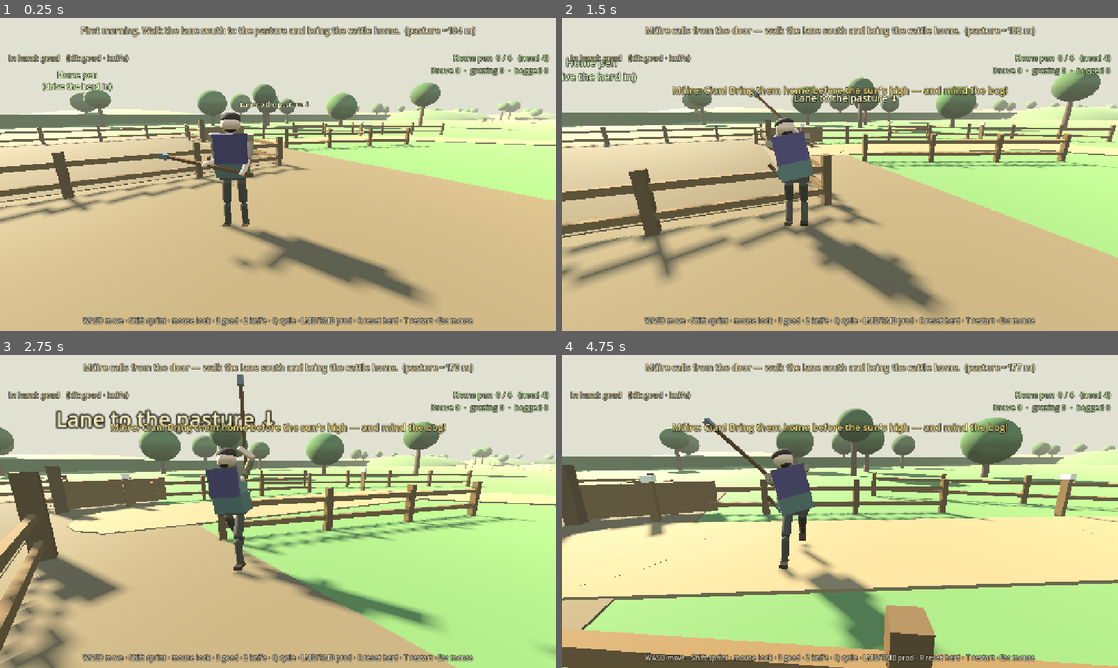
Above: before the commit, frames 1-4 (two rows, left to right).
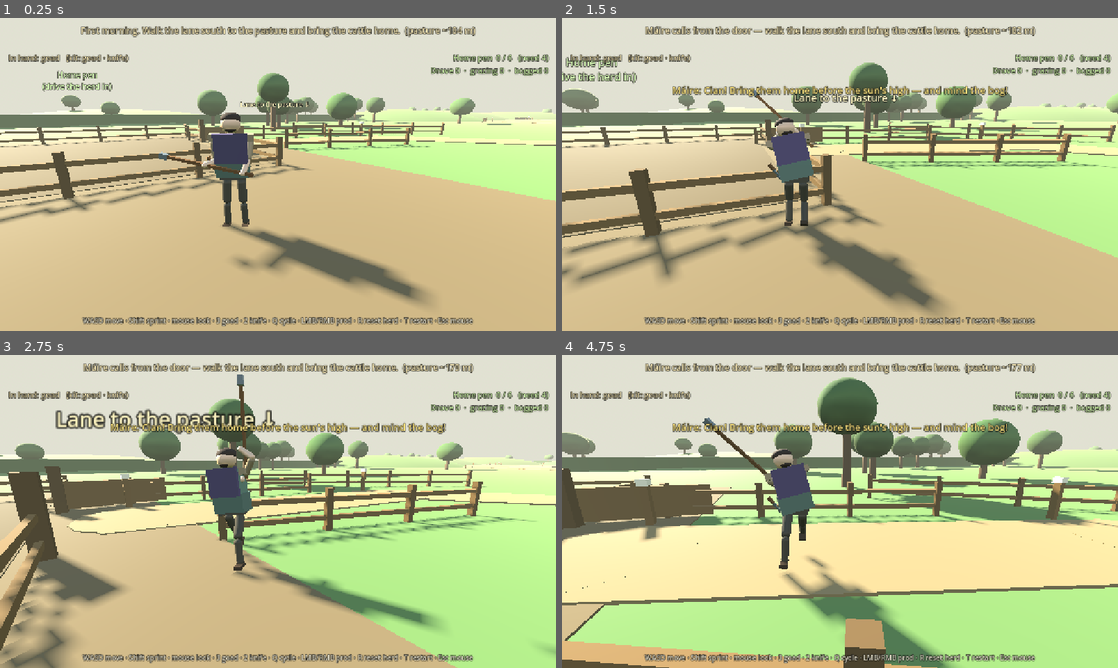
Above: after the commit, the same moments.

Repository: fortins4/devPlayground
Game: Godot game, scene res://scenes/prologue/opening_cattle_drive.tscn
Same seed, same stepped clock (60 frames per second), same inputs: the game is played once before the commit and once after it. This scene is started directly instead of the project's main scene.
Inputs (mouse positions are in pixels of both pictures, inside the frame that each line leads up to):
- Up to frame 1 (0.25 s): no input
- Up to frame 2 (1.5 s): tap Enter at 0.5 s; move the mouse to (867, 174) at 0.52 s; hold Right mouse button (attack_heavy) 0.53-1.28 s; hold W (move_forward) from 0.53 s (still down); click (867, 174) at 0.67 s; tap Space (jump) at 0.77 s; move the mouse to (812, 174) at 1.27 s; click (812, 174) at 1.35 s
- Up to frame 3 (2.75 s): keep holding W (move_forward); tap Space (jump) at 1.52 s; move the mouse to (289, 505) at 2.02 s; hold H (band_toggle) from 2.03 s (still down)
- Up to frame 4 (4.75 s): keep holding W (move_forward); move the mouse to (834, 517) at 2.77 s; release H (band_toggle) at 2.78 s; tap Ctrl (crouch) at 2.85 s; click (834, 517) at 2.92 s; tap Space (jump) at 3.02, 3.77, 4.52 s; move the mouse to (878, 514) at 3.52 s; hold Q (cycle_weapon) 3.53-4.28 s; move the mouse to (795, 508) at 4.27 s; tap E (interact) at 4.35 s

The runs differ from the first frame. In frame 1, 3.0% of the frame differs, in the area x 11-100%, y 17-38%; in frame 2, 3.5%; in frame 3, 3.6%; in frame 4, 23%, in the area x 0-100%, y 7-100%.

Commit message:
feat(prologue): gradual rolling hills instead of scattered mounds
Replace stacks of short berm/knoll chunks with fewer longer soft rises
and N–S west-of-lane rolls. Bend4–8 saddles and PastureMouth stay clear,
walk collision remains, and house↔pasture LOS stays blocked.

Diff:
--- a/scripts/prologue/opening_farm_greybox.gd
+++ b/scripts/prologue/opening_farm_greybox.gd
@@ -1,7 +1,7 @@
 @tool
 extends Node3D
 ## Greybox geometry for the first-morning cattle drive (house · byre · home pen · twisting
-## lane · secluded pasture behind low knolls (lane winds through saddles) · bog edge · west ditch · neighbours' ringfort).
+## lane · secluded pasture behind gradual rolling hills (lane winds through saddles) · bog edge · west ditch · neighbours' ringfort).
 ##
 ## Builds plain boxes/prisms/cylinders at _ready into an un-owned child, so the layout shows in
 ## the editor (tool script) but nothing generated is serialized into the .tscn. Gameplay nodes
@@ -288,56 +288,44 @@
 
 
 func _build_secluding_hills() -> void:
-	## Knolls spaced for saddle lane + stacked to kill house↔pasture LOS. Walk collision on each.
-	# Near ridge (west/east) — saddle near x≈0–12 at z≈90.
-	_hill(Vector3(-30.0, 0.0, 82.0), 17.0, Vector3(1.35, 0.55, 1.2), C_BANK.lightened(0.08))
-	_hill(Vector3(34.0, 0.0, 102.0), 16.0, Vector3(1.25, 0.52, 1.1), C_GRASS.darkened(0.06))
-	# West-of-lane LOS screen — elongated berms (less greybox blob, still screens yard→hollow).
-	_hill(Vector3(-28.0, 0.0, 118.0), 12.5, Vector3(1.65, 0.72, 0.9), C_BANK)
-	_hill(Vector3(-44.0, 0.0, 112.0), 13.0, Vector3(1.35, 0.46, 0.95), C_HEDGE.lightened(0.12))
-	# Mid ridge — saddle near x≈4–12 at z≈130–142.
-	_hill(Vector3(-38.0, 0.0, 150.0), 19.0, Vector3(1.3, 0.65, 1.25), C_GRASS.darkened(0.05))
-	_hill(Vector3(36.0, 0.0, 132.0), 16.0, Vector3(1.25, 0.52, 1.1), C_BANK.lightened(0.05))
-	# Flanking knolls tuck the pasture hollow; mouth approach stays clear.
-	_hill(Vector3(18.0, 0.0, 178.0), 15.0, Vector3(1.2, 0.5, 1.2), C_BANK)
-	_hill(Vector3(-52.0, 0.0, 190.0), 17.0, Vector3(1.35, 0.48, 1.15), C_GRASS.darkened(0.04))
-	# Soft berm / broken-hedge ridges west of the boreen (replace hard rectangular screens).
-	# Crest ≈ r * scl.y * 0.45; keep eastern toes west of the saddle lane (x ≳ -2).
-	# Near ridge z≈103–109 — staggered broken lengths + slight double-row for elevated LOS.
-	_hill(Vector3(-34.0, 0.0, 105.0), 9.0, Vector3(1.75, 0.88, 0.58), C_HEDGE)
-	_hill(Vector3(-22.0, 0.0, 107.8), 8.2, Vector3(1.55, 0.86, 0.55), C_BANK.darkened(0.04))
-	_hill(Vector3(-10.0, 0.0, 104.2), 8.0, Vector3(1.4, 0.9, 0.55), C_HEDGE.lightened(0.05))
-	_hill(Vector3(-27.0, 0.0, 102.5), 6.5, Vector3(1.35, 0.78, 0.5), C_HEDGE.darkened(0.04))
-	_hill(Vector3(-15.0, 0.0, 109.0), 6.2, Vector3(1.3, 0.8, 0.48), C_BANK)
-	# Mid ridge z≈131–137
-	_hill(Vector3(-36.0, 0.0, 133.0), 9.5, Vector3(1.7, 0.88, 0.58), C_HEDGE)
-	_hill(Vector3(-23.0, 0.0, 135.8), 8.5, Vector3(1.5, 0.86, 0.55), C_BANK.darkened(0.03))
-	_hill(Vector3(-10.5, 0.0, 132.2), 8.0, Vector3(1.35, 0.9, 0.55), C_HEDGE.lightened(0.06))
-	_hill(Vector3(-29.0, 0.0, 130.5), 6.5, Vector3(1.35, 0.78, 0.5), C_HEDGE.darkened(0.04))
-	_hill(Vector3(-16.0, 0.0, 137.0), 6.2, Vector3(1.3, 0.8, 0.48), C_BANK)
-	# Far screen stays west of Bend8 (−16,164) so the mouth approach stays walkable.
-	_hill(Vector3(-42.0, 0.0, 155.0), 8.0, Vector3(1.55, 0.82, 0.55), C_HEDGE)
-	_hill(Vector3(-31.0, 0.0, 157.5), 7.5, Vector3(1.4, 0.8, 0.52), C_BANK)
-	_hill(Vector3(-36.0, 0.0, 152.5), 6.0, Vector3(1.25, 0.72, 0.48), C_HEDGE.lightened(0.04))
-	# Pasture mouth bank lips — rounded berms with a walkable gap at PastureMouth.
+	## Fewer longer gradual rolling rises (not scattered little mounds). Saddles keep
+	## Bend4–8 + PastureMouth walkable; soft west-of-lane screens still kill house↔pasture LOS.
+	## Crest ≈ r * scl.y * 0.45. Walk collision on each.
+	# Near rolling rises — long soft skirts; saddle near x≈0–12 at z≈70–95 (Bend4→Bend5).
+	_hill(Vector3(-44.0, 0.0, 76.0), 24.0, Vector3(1.4, 0.38, 1.5), C_BANK.lightened(0.08))
+	_hill(Vector3(42.0, 0.0, 98.0), 24.0, Vector3(1.4, 0.36, 1.4), C_GRASS.darkened(0.06))
+	# West-of-lane LOS screens — long N–S soft rolls (not short berm chunks).
+	# Crest clears elevated yard cams; eastern toes stay west of Bend6 (−2,118).
+	_hill(Vector3(-26.0, 0.0, 108.0), 16.0, Vector3(1.45, 0.58, 1.35), C_HEDGE)
+	_hill(Vector3(-40.0, 0.0, 114.0), 18.0, Vector3(1.35, 0.42, 1.4), C_BANK)
+	# Mid rolling rises — saddle near x≈4–12 at z≈118–145 (Bend6→Bend7).
+	_hill(Vector3(-44.0, 0.0, 142.0), 24.0, Vector3(1.45, 0.42, 1.5), C_GRASS.darkened(0.05))
+	_hill(Vector3(42.0, 0.0, 132.0), 24.0, Vector3(1.35, 0.36, 1.35), C_BANK.lightened(0.05))
+	# Mid west-of-lane soft screen — one long roll + a deeper backer.
+	_hill(Vector3(-26.0, 0.0, 134.0), 16.0, Vector3(1.45, 0.58, 1.35), C_HEDGE)
+	_hill(Vector3(-40.0, 0.0, 130.0), 16.0, Vector3(1.35, 0.44, 1.25), C_BANK.darkened(0.02))
+	# Far roll west of Bend8 (−16,164) — mouth approach stays clear.
+	_hill(Vector3(-44.0, 0.0, 154.0), 18.0, Vector3(1.4, 0.48, 1.25), C_HEDGE)
+	_hill(Vector3(-54.0, 0.0, 148.0), 16.0, Vector3(1.25, 0.38, 1.2), C_BANK)
+	# Pasture flanks — longer soft rises tucking the hollow (mouth approach stays open).
+	_hill(Vector3(24.0, 0.0, 184.0), 22.0, Vector3(1.35, 0.38, 1.35), C_BANK)
+	_hill(Vector3(-56.0, 0.0, 188.0), 24.0, Vector3(1.4, 0.36, 1.3), C_GRASS.darkened(0.04))
+	# Pasture mouth bank lips — longer gradual berms with a walkable gap at PastureMouth.
 	var mouth_x := -28.0
 	var path_pts := _path_points()
 	if path_pts.size() > 0:
 		mouth_x = path_pts[-1].x
-	var gap := 5.0
+	var gap := 5.5
 	var west_end := mouth_x - gap
 	var east_start := mouth_x + gap
-	# West lip (broken berms; eastern toes stay ≤ west_end).
-	_hill(Vector3(-43.0, 0.0, 175.5), 6.5, Vector3(1.45, 0.85, 0.5), C_BANK)
-	_hill(Vector3(west_end - 5.0, 0.0, 176.8), 5.5, Vector3(1.2, 0.82, 0.48), C_BANK.lightened(0.05))
-	# East lip (broken berms; western toes stay ≥ east_start).
-	_hill(Vector3(east_start + 5.5, 0.0, 176.0), 6.0, Vector3(1.35, 0.85, 0.5), C_BANK)
-	_hill(Vector3(-10.5, 0.0, 177.2), 5.5, Vector3(1.2, 0.8, 0.48), C_HEDGE.lightened(0.08))
-	# Pasture side screens — short broken hedge banks (not continuous greybox walls).
-	_hill(Vector3(-8.0, 0.0, 184.0), 5.5, Vector3(0.45, 0.72, 1.5), C_HEDGE)
-	_hill(Vector3(-8.5, 0.0, 194.0), 5.0, Vector3(0.42, 0.68, 1.3), C_HEDGE.lightened(0.05))
-	_hill(Vector3(-42.0, 0.0, 184.0), 5.5, Vector3(0.45, 0.72, 1.5), C_HEDGE)
-	_hill(Vector3(-41.5, 0.0, 194.0), 5.0, Vector3(0.42, 0.68, 1.3), C_HEDGE.lightened(0.05))
+	# West lip (eastern toe ≤ west_end); east lip (western toe ≥ east_start).
+	_hill(Vector3(-46.0, 0.0, 176.0), 10.0, Vector3(1.55, 0.60, 0.7), C_BANK)
+	_hill(Vector3(west_end - 6.5, 0.0, 177.0), 8.0, Vector3(1.35, 0.58, 0.65), C_BANK.lightened(0.05))
+	_hill(Vector3(east_start + 7.0, 0.0, 176.5), 9.0, Vector3(1.45, 0.60, 0.7), C_BANK)
+	_hill(Vector3(-8.0, 0.0, 177.5), 9.0, Vector3(1.35, 0.56, 0.65), C_HEDGE.lightened(0.08))
+	# Pasture side screens — one long N–S soft bank each side (not paired short chunks).
+	_hill(Vector3(-8.0, 0.0, 190.0), 12.0, Vector3(0.48, 0.52, 1.85), C_HEDGE)
+	_hill(Vector3(-42.0, 0.0, 190.0), 12.0, Vector3(0.48, 0.52, 1.85), C_HEDGE)
 
 
 func _hill(center: Vector3, radius: float, scl: Vector3, color: Color) -> void:
